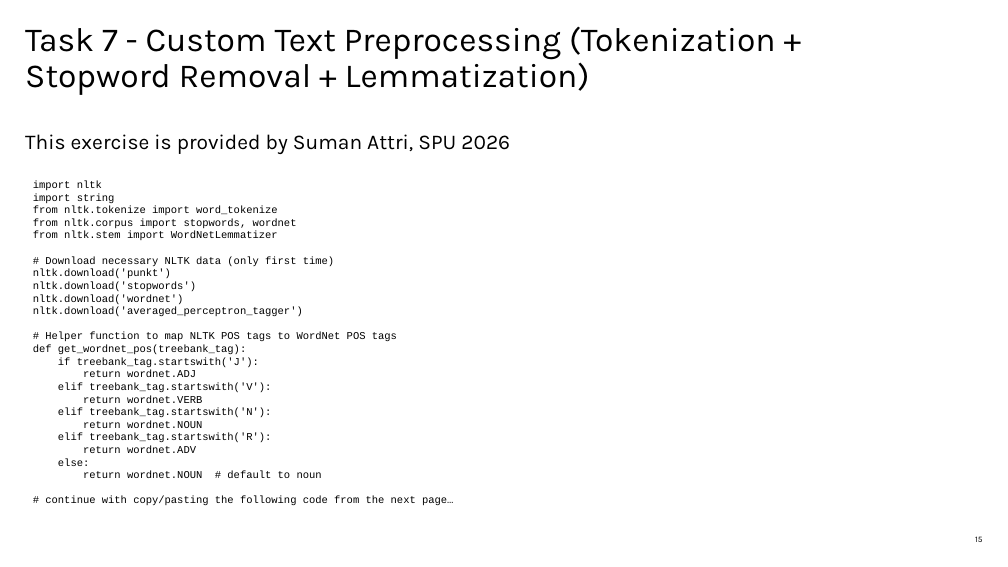
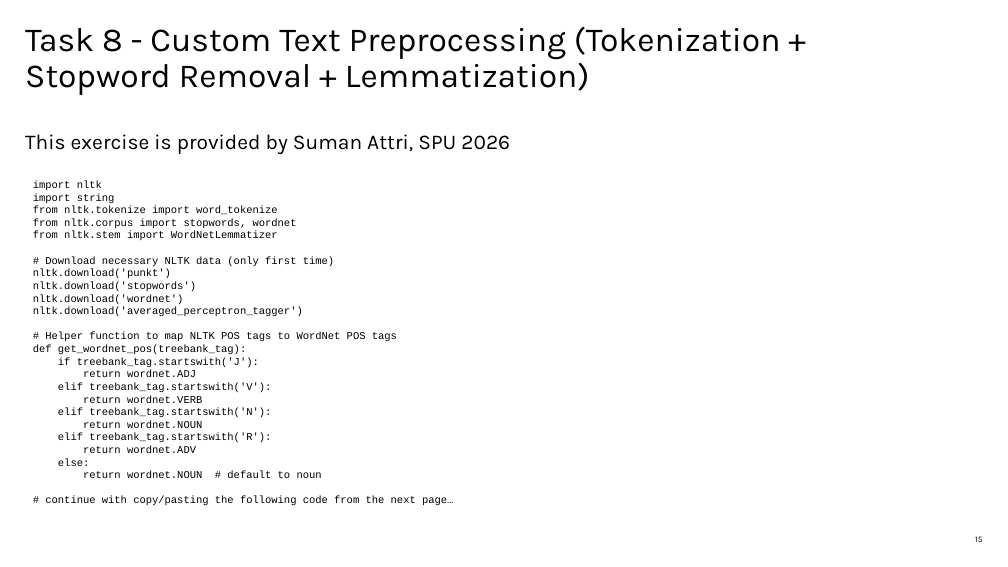
Before and after one commit to apischdo/saintpeters, a slide deck: slide 15 of NLP_Steps.pptx. Drawn at 1008x567 pixels with LibreOffice and Linux fonts; fonts in the diff are those of the drawing. Boxes give left, top, right and bottom in pixels: in the first picture for what was removed or moved away, otherwise in the second. Text is boxed around its words. In the diff, an @@ line names an element or a change of style, - is before the commit and + after.

Commit message:
NLP Exercises
NLP Steps lecture and exercises
Copy and paste the code from this ppt to your IDE, such as Anaconda, Google Colab and so forth. It's a Python construct.

```diff
--- a/NLP_Steps.pptx
+++ b/NLP_Steps.pptx
@@ title at [25,27,781,154]: text changed @@
-Task 7 - Custom Text Preprocessing (Tokenization + Stopword Removal + Lemmatization)
-This exercise is provided by Suman Attri, SPU 2026
+Task 8 - Custom Text Preprocessing (Tokenization + Stopword Removal + Lemmatization)
+This exercise is provided by Suman Attri, SPU 2026
```
Also in this commit, not shown: 10 other slides changed.
